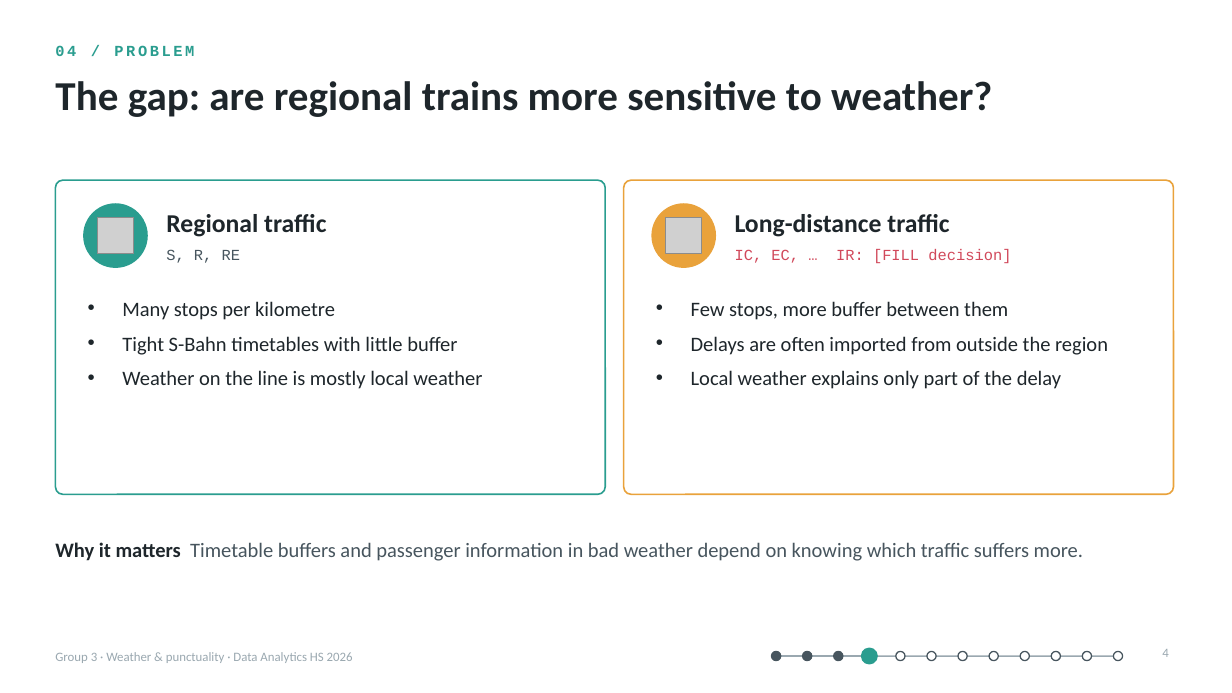
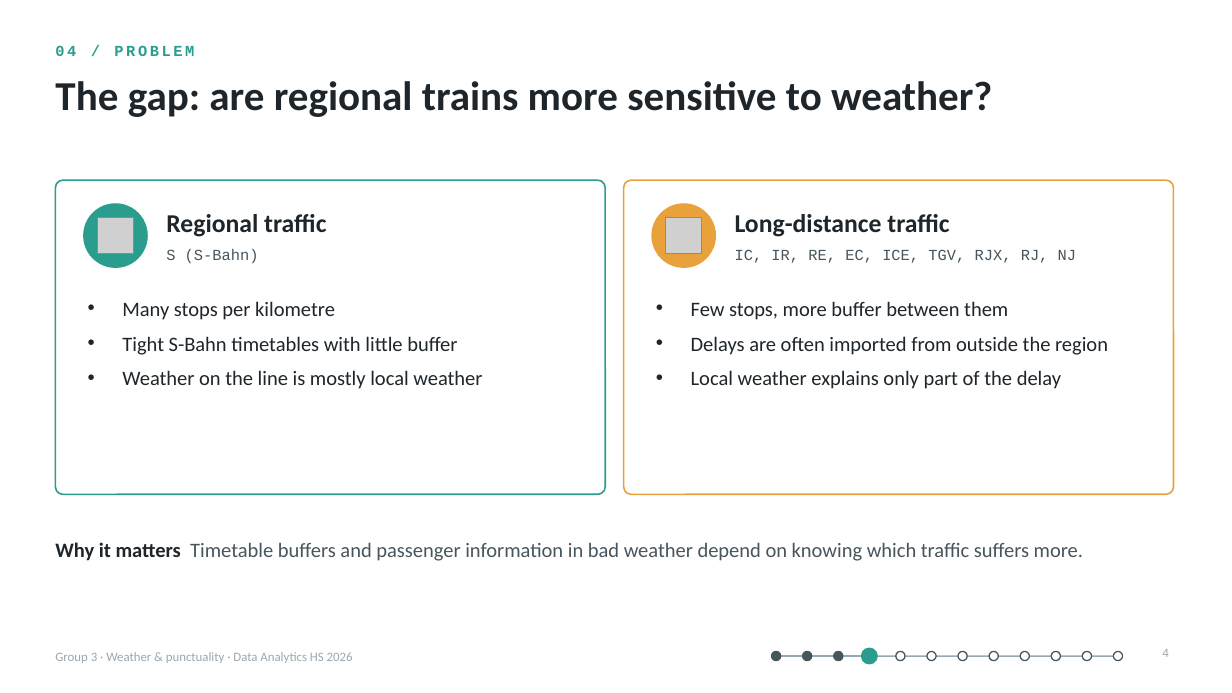
Before and after one commit to rexheeri/da-projekt-hs26, a slide deck: slide 4 of presentation/concept_presentation_group_03.pptx. Drawn at 1232x693 pixels with LibreOffice and Linux fonts; fonts in the diff are those of the drawing; grey boxes stand for pictures. Boxes give left, top, right and bottom in pixels: in the first picture for what was removed or moved away, otherwise in the second. Text is boxed around its words. In the diff, an @@ line names an element or a change of style, - is before the commit and + after.

```diff
--- a/presentation/concept_presentation_group_03.pptx
+++ b/presentation/concept_presentation_group_03.pptx
@@ text at [166,249,259,263]: text changed @@
-S, R, RE
+S (S-Bahn)
@@ text at [735,249,1076,263]: text changed; text colour #D1495B to #47555E @@
-IC, EC, … IR: [FILL decision]
+IC, IR, RE, EC, ICE, TGV, RJX, RJ, NJ
```
Also in this commit, not shown: 10 other slides changed, 5 other files.
